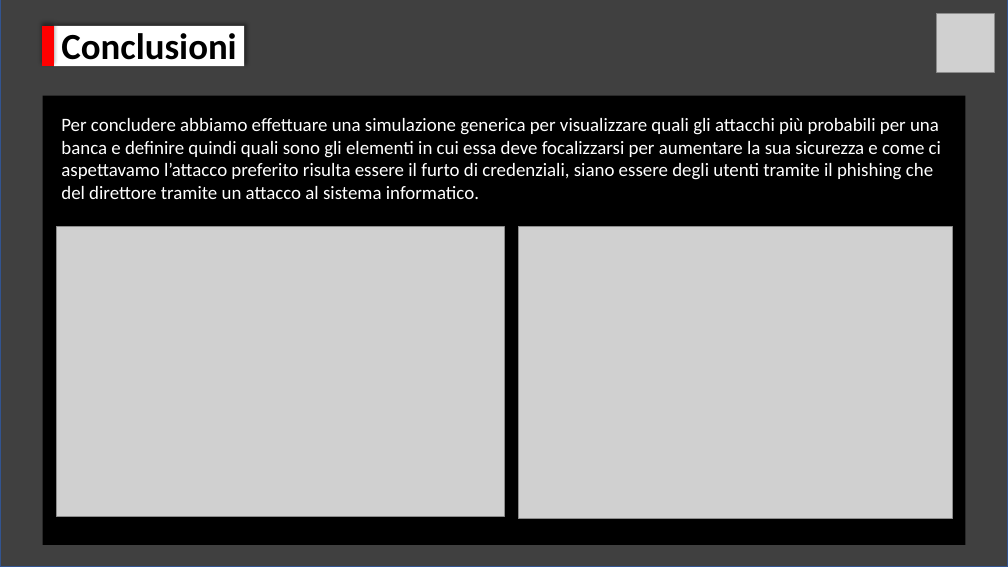
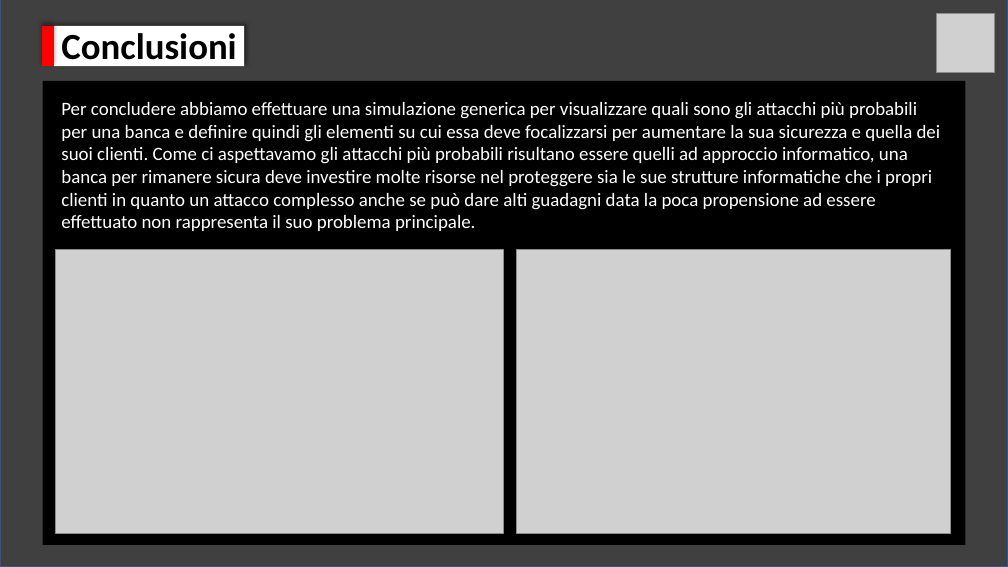
Before and after one commit to BarsantiNicola/BankRobbery, a slide deck: slide 5 of documentazione/BankRobbery.pptx. Drawn at 1008x567 pixels with LibreOffice and Linux fonts; fonts in the diff are those of the drawing; grey boxes stand for pictures. Boxes give left, top, right and bottom in pixels: in the first picture for what was removed or moved away, otherwise in the second. Text is boxed around its words. In the diff, an @@ line names an element or a change of style, - is before the commit and + after.

```diff
--- a/documentazione/BankRobbery.pptx
+++ b/documentazione/BankRobbery.pptx
@@ rectangle: place and size @@
-rectangle at (42, 95, 966, 544)
+rectangle at (42, 81, 966, 545)
@@ text at (61, 102, 941, 231): text changed @@
-Per concludere abbiamo effettuare una simulazione generica per visualizzare quali gli attacchi più probabili per una banca e definire quindi quali sono gli elementi in cui essa deve focalizzarsi per aumentare la sua sicurezza e come ci aspettavamo l’attacco preferito risulta essere il furto di credenziali, siano essere degli utenti tramite il phishing che del direttore tramite un attacco al sistema informatico.
+Per concludere abbiamo effettuare una simulazione generica per visualizzare quali sono gli attacchi più probabili per una banca e definire quindi gli elementi su cui essa deve focalizzarsi per aumentare la sua sicurezza e quella dei suoi clienti. Come ci aspettavamo gli attacchi più probabili risultano essere quelli ad approccio informatico, una banca per rimanere sicura deve investire molte risorse nel proteggere sia le sue strutture informatiche che i propri clienti in quanto un attacco complesso anche se può dare alti guadagni data la poca propensione ad essere effettuato non rappresenta il suo problema principale.
@@ picture: place and size @@
-picture at (56, 227, 504, 516)
+picture at (56, 250, 504, 533)
@@ picture: place and size @@
-picture at (519, 227, 953, 519)
+picture at (517, 250, 951, 533)
```
Also in this commit, not shown: 2 other slides changed, 4 other files.
